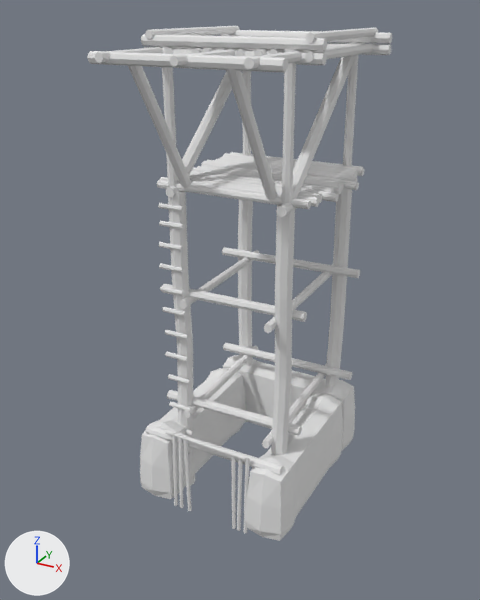
The Blender file Assets/Project Assets/Structures/ScoutTower.blend: old version first, new version second.
Camera for both pictures: a 50 mm camera at (5.21, -10.36, 8.49) aimed at (-0.19, -0.54, 3.58). Every picture has the same lights, and +X, +Y and +Z are marked at lower left.

In view in the first picture: 'Scout_Tower.001'.
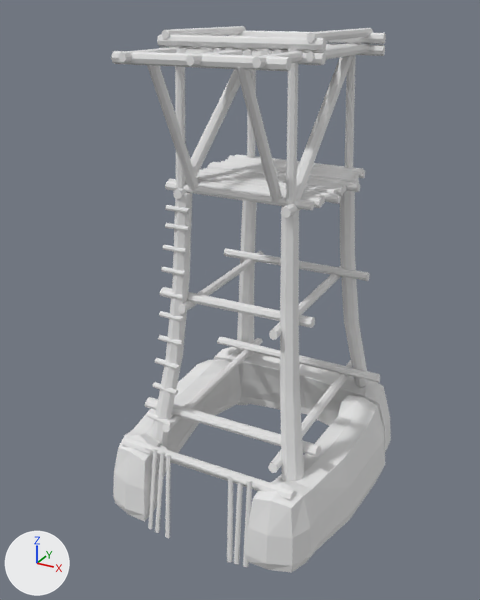
Changed parts and their boxes [x1, y1, x2, y2] in the pictures (480 x 600 px; the box of a moved part takes in the faces that stretch with it):
'Scout_Tower.001', reshaped, modifiers changed (8% narrower, 6% taller)
    before: [87, 26, 392, 541]
    after: [111, 26, 391, 573]
part 1 of me_scout_tower_001, moved or reshaped
    before: [238, 199, 253, 422]
    after: [237, 201, 257, 405]
part 2 of me_scout_tower_001, moved or reshaped
    before: [219, 157, 356, 177]
    after: [225, 159, 358, 179]
part 3 of me_scout_tower_001, moved or reshaped
    before: [215, 159, 353, 176]
    after: [221, 161, 355, 178]
part 4 of me_scout_tower_001, moved or reshaped
    before: [190, 178, 319, 198]
    after: [197, 180, 321, 199]
part 5 of me_scout_tower_001, moved or reshaped
    before: [192, 167, 342, 194]
    after: [199, 169, 344, 196]
part 6 of me_scout_tower_001, moved or reshaped
    before: [160, 177, 319, 207]
    after: [168, 179, 322, 208]
part 7 of me_scout_tower_001, moved or reshaped
    before: [207, 160, 358, 182]
    after: [212, 162, 359, 184]
part 8 of me_scout_tower_001, moved or reshaped
    before: [157, 180, 311, 209]
    after: [165, 181, 314, 210]
part 9 of me_scout_tower_001, moved or reshaped
    before: [189, 174, 322, 203]
    after: [196, 176, 325, 204]
part 10 of me_scout_tower_001, moved or reshaped
    before: [197, 166, 340, 185]
    after: [203, 168, 343, 187]
part 11 of me_scout_tower_001, moved or reshaped
    before: [190, 172, 339, 202]
    after: [197, 173, 341, 204]
part 12 of me_scout_tower_001, moved or reshaped
    before: [191, 170, 334, 193]
    after: [198, 172, 336, 194]
part 13 of me_scout_tower_001, moved or reshaped
    before: [222, 155, 358, 177]
    after: [228, 158, 359, 179]
part 14 of me_scout_tower_001, moved or reshaped
    before: [224, 153, 364, 176]
    after: [229, 155, 365, 178]
part 15 of me_scout_tower_001, moved or reshaped
    before: [230, 152, 363, 168]
    after: [235, 155, 364, 170]
part 16 of me_scout_tower_001, moved or reshaped
    before: [166, 186, 179, 197]
    after: [173, 188, 187, 199]
part 17 of me_scout_tower_001, moved or reshaped
    before: [204, 161, 359, 190]
    after: [210, 163, 360, 192]
part 18 of me_scout_tower_001, moved or reshaped
    before: [201, 162, 344, 191]
    after: [207, 164, 346, 192]
part 19 of me_scout_tower_001, moved or reshaped
    before: [276, 191, 306, 217]
    after: [281, 204, 301, 218]
part 20 of me_scout_tower_001, moved or reshaped
    before: [158, 203, 184, 212]
    after: [166, 205, 190, 214]
part 21 of me_scout_tower_001, moved or reshaped
    before: [159, 221, 185, 229]
    after: [165, 223, 190, 232]
part 22 of me_scout_tower_001, moved or reshaped
    before: [159, 242, 184, 251]
    after: [163, 245, 187, 254]
part 23 of me_scout_tower_001, moved or reshaped
    before: [172, 274, 193, 423]
    after: [152, 278, 190, 438]
part 24 of me_scout_tower_001, moved or reshaped
    before: [271, 298, 292, 454]
    after: [280, 301, 304, 480]

What changed in the scene script:
```text
Change me_scout_tower_001:
    remove me_scout_tower_001.from_pydata(...)  # 1638 vertices, 1143 faces; spans x -1.64..1.67, y -2.85..1.73, z -0.33..8.19
    add me_scout_tower_001.from_pydata(...)  # 1638 vertices, 1143 faces; spans x -1.51..1.81, y -2.94..1.64, z -0.33..8.19
    me_scout_tower_001 part 1: the loose piece of 40 vertices spanning x -1.22..-0.88, y 1.13..1.43, z -0.33..5.7 is moved by (0.13, -0.09, 0.0)
    me_scout_tower_001 part 2: the loose piece of 16 vertices spanning x -1.39..1.37, y 0.79..0.92, z 5.69..5.84 is moved by (0.13, -0.09, 0.0)
    me_scout_tower_001 part 3: the loose piece of 16 vertices spanning x -1.38..1.38, y 0.61..0.75, z 5.69..5.84 is moved by (0.13, -0.09, 0.0)
    me_scout_tower_001 part 4: the loose piece of 16 vertices spanning x -1.37..1.39, y -0.99..-0.85, z 5.69..5.84 is moved by (0.13, -0.09, 0.0)
    me_scout_tower_001 part 5: the loose piece of 16 vertices spanning x -1.4..1.48, y -0.27..-0.11, z 5.69..5.84 is moved by (0.13, -0.09, 0.0)
    me_scout_tower_001 part 6: the loose piece of 16 vertices spanning x -1.42..1.46, y -1.15..-0.99, z 5.69..5.84 is moved by (0.13, -0.09, 0.0)
    me_scout_tower_001 part 7: the loose piece of 16 vertices spanning x -1.48..1.51, y 0.43..0.58, z 5.69..5.84 is moved by (0.13, -0.09, 0.0)
    me_scout_tower_001 part 8: the loose piece of 16 vertices spanning x -1.35..1.4, y -1.33..-1.19, z 5.69..5.84 is moved by (0.13, -0.09, 0.0)
    me_scout_tower_001 part 9: the loose piece of 16 vertices spanning x -1.38..1.38, y -0.81..-0.66, z 5.67..5.85 is moved by (0.13, -0.09, 0.0)
    me_scout_tower_001 part 10: the loose piece of 16 vertices spanning x -1.34..1.41, y -0.11..0.03, z 5.69..5.84 is moved by (0.13, -0.09, 0.0)
    me_scout_tower_001 part 11: the loose piece of 16 vertices spanning x -1.47..1.58, y -0.64..-0.46, z 5.67..5.85 is moved by (0.13, -0.09, 0.0)
    me_scout_tower_001 part 12: the loose piece of 16 vertices spanning x -1.32..1.43, y -0.45..-0.31, z 5.69..5.84 is moved by (0.13, -0.09, 0.0)
    me_scout_tower_001 part 13: the loose piece of 16 vertices spanning x -1.42..1.33, y 0.95..1.09, z 5.69..5.84 is moved by (0.13, -0.09, 0.0)
    me_scout_tower_001 part 14: the loose piece of 16 vertices spanning x -1.49..1.39, y 1.13..1.29, z 5.69..5.84 is moved by (0.13, -0.09, 0.0)
    me_scout_tower_001 part 15: the loose piece of 24 vertices spanning x -1.44..1.32, y 1.29..1.46, z 5.69..5.84 is moved by (0.13, -0.09, 0.0)
    me_scout_tower_001 part 16: the loose piece of 16 vertices spanning x -1.19..-0.92, y -1.46..1.53, z 5.61..5.79 is moved by (0.13, -0.09, 0.0)
    me_scout_tower_001 part 17: the loose piece of 16 vertices spanning x -1.44..1.61, y 0.24..0.42, z 5.67..5.85 is moved by (0.13, -0.09, 0.0)
    me_scout_tower_001 part 18: the loose piece of 16 vertices spanning x -1.35..1.4, y 0.07..0.24, z 5.67..5.87 is moved by (0.13, -0.09, 0.0)
    me_scout_tower_001 part 19: the loose piece of 16 vertices spanning x 0.91..1.18, y -1.59..1.58, z 5.61..5.79 is moved by (0.13, -0.09, 0.0)
    me_scout_tower_001 part 20: the loose piece of 16 vertices spanning x -1.25..-0.79, y -1.46..-1.37, z 5.39..5.48 is moved by (0.13, -0.09, 0.0)
    me_scout_tower_001 part 21: the loose piece of 16 vertices spanning x -1.25..-0.79, y -1.46..-1.37, z 5.08..5.17 is moved by (0.13, -0.09, 0.0)
    me_scout_tower_001 part 22: the loose piece of 16 vertices spanning x -1.29..-0.83, y -1.46..-1.37, z 4.69..4.78 is moved by (0.13, -0.09, 0.0)
    me_scout_tower_001 part 23: all 8 vertices in x -1.14..-0.83, y -1.35..-1.05, z 2.69 are moved by (0.13, -0.17, 0.0)
    me_scout_tower_001 part 24: all 8 vertices in x 0.88..1.18, y -1.35..-1.05, z 2.69 are moved by (0.13, -0.17, 0.0)
    me_scout_tower_001 part 25: all 8 vertices in x 0.88..1.18, y 1.2..1.51, z 2.69 are moved by (0.13, -0.17, 0.0)
    me_scout_tower_001 part 26: all 8 vertices in x 0.88..1.18, y 1.18..1.48, z 4.19 are moved by (0.13, -0.14, 0.0)
    me_scout_tower_001 part 27: 1190 of the vertices in x -1.64..1.67, y -2.85..1.73, z -0.33..8.19 are moved by (0.13, -0.09, 0.0)
Change ob_scout_tower_001:
    add _m = ob_scout_tower_001.modifiers.new('Cast', 'CAST')
    add _m.use_z = False
    add _m.use_radius_as_size = False
    add _m.factor = 0.25
```
